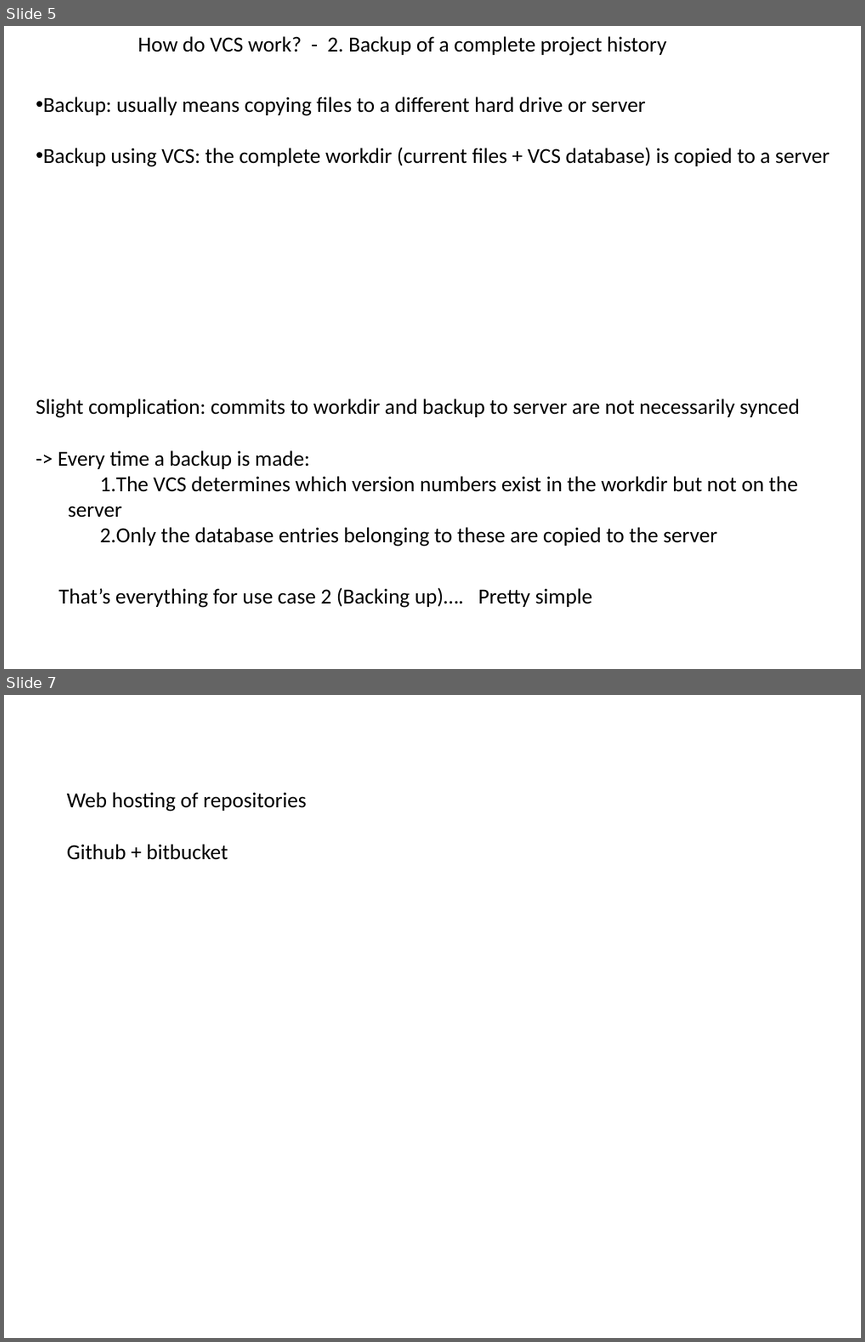
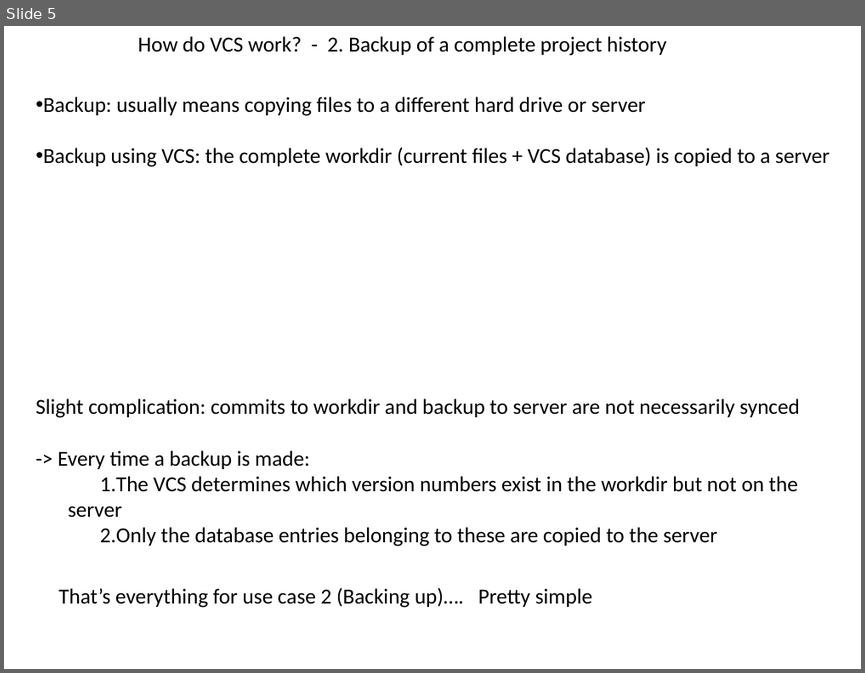
Before and after one commit to flosopher/gittalk, a slide deck: git_python_kurs.pptx. Shown one above the other, each under a label of ours: slides 5 and 7 before the commit, slide 5 after it; the slides between them are not shown. The pictures are 865x1342 and 865x673 pixels, drawn with LibreOffice and Linux fonts; fonts in the diff are those of the drawing. Boxes give left, top, right and bottom in pixels: in the first picture for what was removed or moved away, otherwise in the second. Text is boxed around its words. In the diff, an @@ line names an element or a change of style, - is before the commit and + after.

```diff
--- a/git_python_kurs.pptx
+++ b/git_python_kurs.pptx
@@ slide 7 removed at <box>4,695,861,1338</box>, background #FFFFFF @@
@@ text removed at <box>67,792,306,860</box> @@
-Web hosting of repositories
-Github + bitbucket
```
Also in this commit, not shown: 1 slide changed, 6 slides added.
